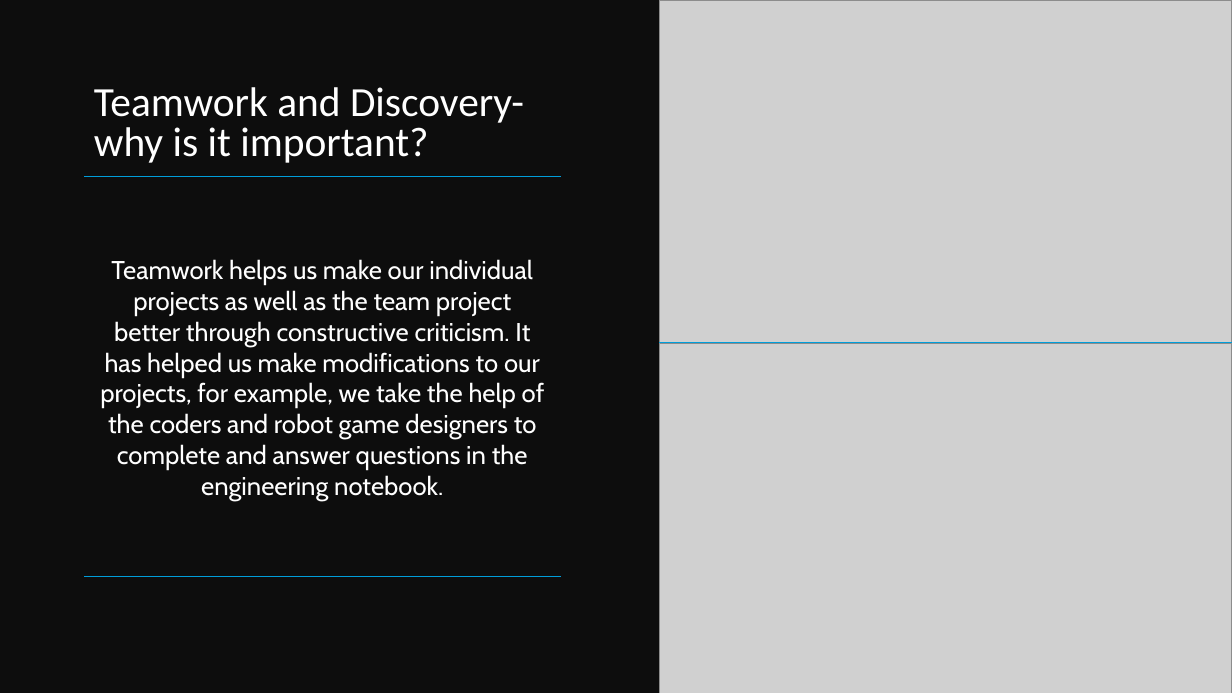
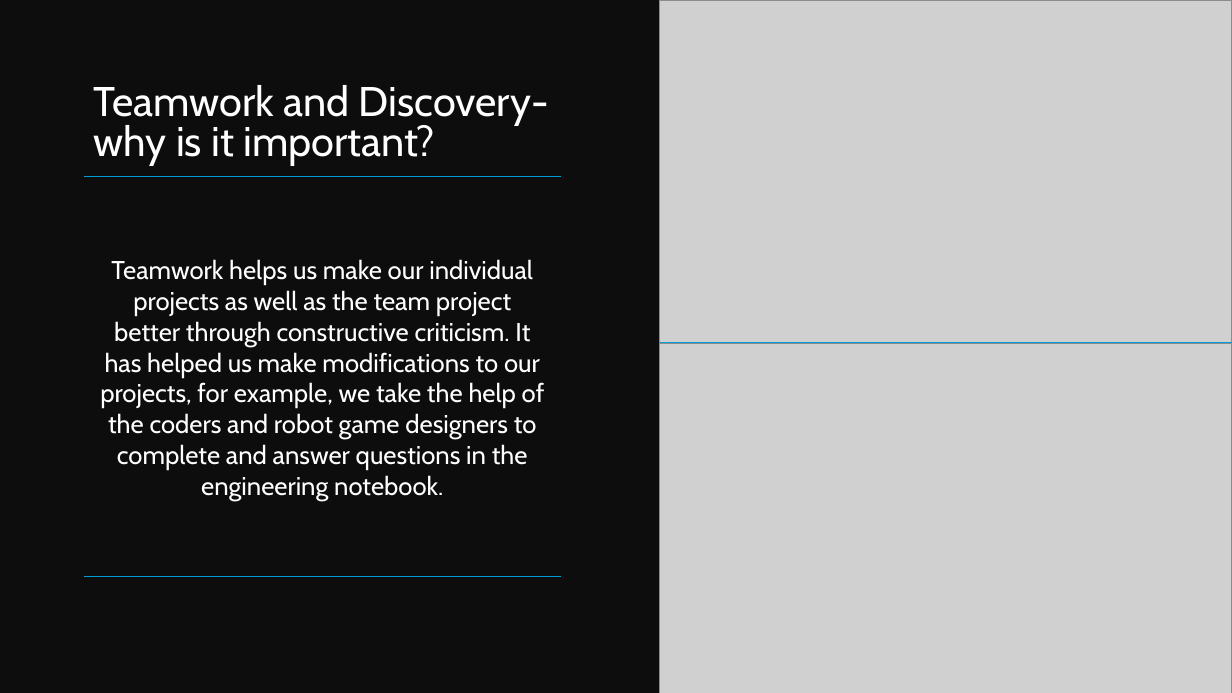
Before and after one commit to prokenz101/fll-optimus, a slide deck: slide 14 of Core_values_-_Team_Optimus-1.pptx. Drawn at 1232x693 pixels with LibreOffice and Linux fonts; fonts in the diff are those of the drawing; grey boxes stand for pictures. Boxes give left, top, right and bottom in pixels: in the first picture for what was removed or moved away, otherwise in the second. Text is boxed around its words. In the diff, an @@ line names an element or a change of style, - is before the commit and + after.

```diff
--- a/Core_values_-_Team_Optimus-1.pptx
+++ b/Core_values_-_Team_Optimus-1.pptx
@@ text "Teamwork and Discovery- why is ..." at (x1=94, y1=85, x2=549, y2=166): font Calibri to Cabin @@
```
Also in this commit, not shown: 5 other slides changed.
